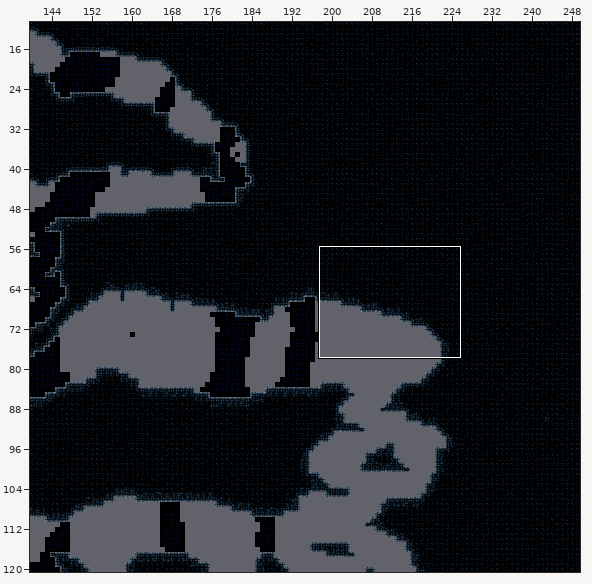
Tiled map -- Tiled/Maps/slime.tmx. The first picture is a wide view before the edit; the outline marks the close-up.
Close-up. Earlier state:
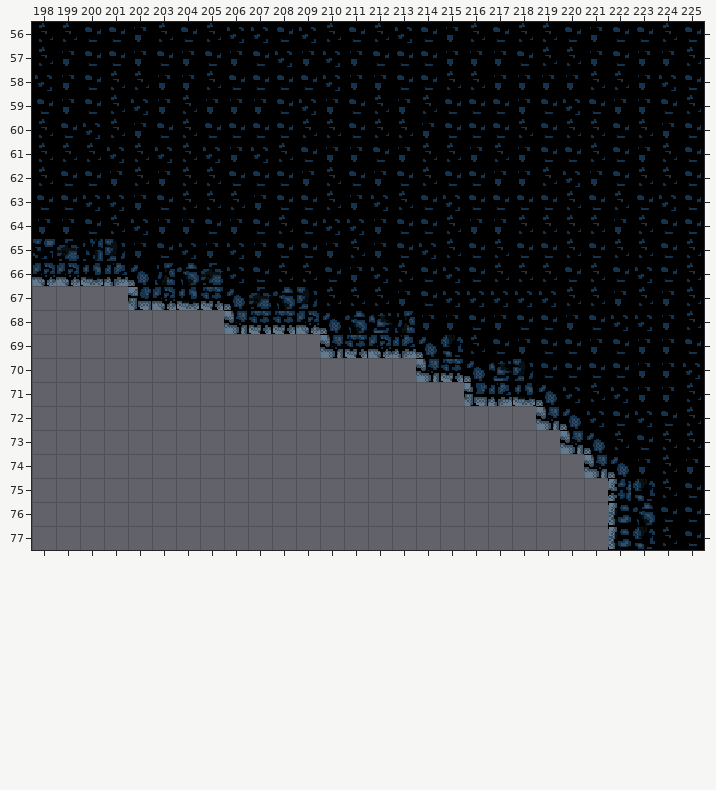
Cells are 16x16 px. Shown: x 198..225, y 56..77. The commit also changed other parts of the map, which this record leaves out.
And afterwards:
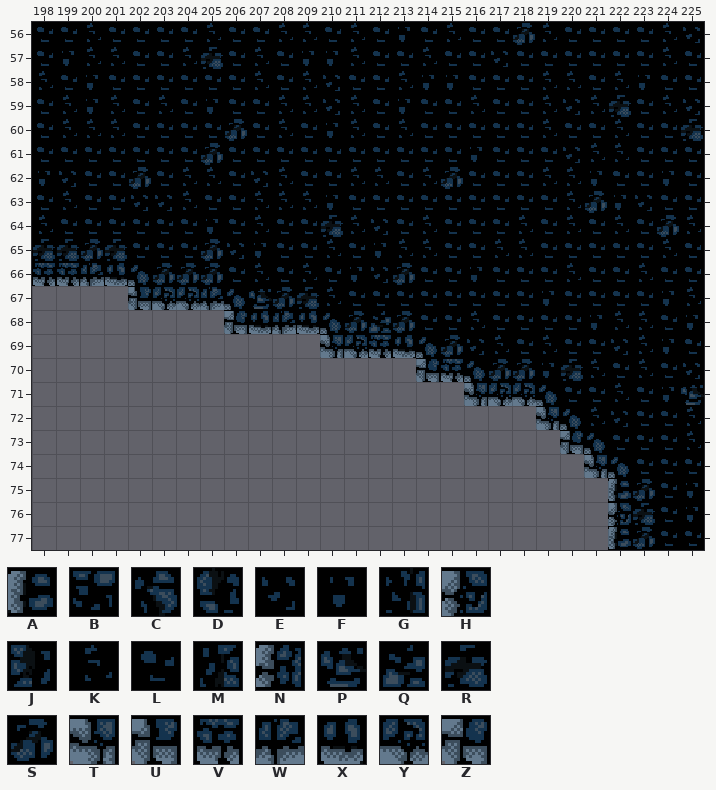
Key: from "Stones": A 59, B 62, C 63, D 71, E 72, F 73, G 74, H 81, J 82, K 83, L 84, M 85, N 92, P 93, Q 94, R 95, S 96, T 102, U 103, V 104, W 105, X 106, Y 107, Z 113.
_ is an empty cell, . an unchanged one.
Diff:
--- layer "Stones"
@@ x 198..225 @@
-56 KKL.FK..EELEKLKE.FK.K..F...L
-57 K.LLF.FLFLE.EF..LFFF.KKF.FFK
-58 EFLKKFFK.L.L.FFLLKKFFFFK..E.
-59 .FL.EFK.FFLEFLK.K.L.FL.LFFLK
-60 KLE.F.K.L.LKKLK.F...KLKKLKFL
-61 KKKEKEKEFEK.FF.FKK.KF.L.LFK.
-62 KL.FKF...LLFKLF..L.FF.E..KK.
-63 .LEEFL.KKFLLKFEK.E.....LKLE.
-64 FF.KEFFLFLK.EEF.LKFF.K.KFKLL
-65 B.GJF.EF....FK.LEK..L.K.KKLK
-66 YYXW.MCRELK....K.ELKKKLK.E.K
-67 ....Z.XV.RCJ.KKF.EEEEEKKFK..
-68 ........TVVY.CPMFFLF..FLEEFK
-69 .............VYW.DKLFL.FLF..
-70 ................T..PJLLL.FF.
-71 ..................UWX.EKEF.K
-72 .......................ELE..
-73 ......................T.K.K.
-74 .........................FKF
-75 ........................NDKL
-76 ........................AC.L
-77 .........................DK.
+56 LLK.LL..LLKKLKLF.KL.S..L...E
+57 L.KKL.KRLKL.FK..KLLE.LLL.LKL
+58 KLFLLLLL.K.K.LLKFFLLLKKL..L.
+59 .KF.LKL.LLKKEKL.L.K.LK.KRLKE
+60 LKK.L.L.S.KLFKL.L...LKLLKLLR
+61 LLLLLLLSLLL.LL.LLL.LL.E.KLL.
+62 FE.LSL...EKLLKK..S.LL.K..LF.
+63 .KLLEE.LLKKKFLLL.L.....SFEL.
+64 KL.LLLLFLKL.RKE.KLLL.L.LKLSK
+65 R.SRL.LS....KL.KKL..K.L.LLKL
+66 VVWX.SSSLKL....S.LFLLLKL.K.L
+67 ....U.YW.PSR.LLL.LLLLFLLLL..
+68 ........ZXWX.SQSLLKL..LFKKLF
+69 .............YVX.SEKLK.LEK..
+70 ................Z..SSFRK.KL.
+71 ..................TYY.LLKL.P
+72 .......................KEL..
+73 ......................Z.L.L.
+74 .........................LLL
+75 ........................ASLF
+76 ........................HR.F
+77 .........................SL.
Where, in picture pixels (left, top, right, bottom), the same in both close-ups:
changed: (32, 23, 704, 549)
